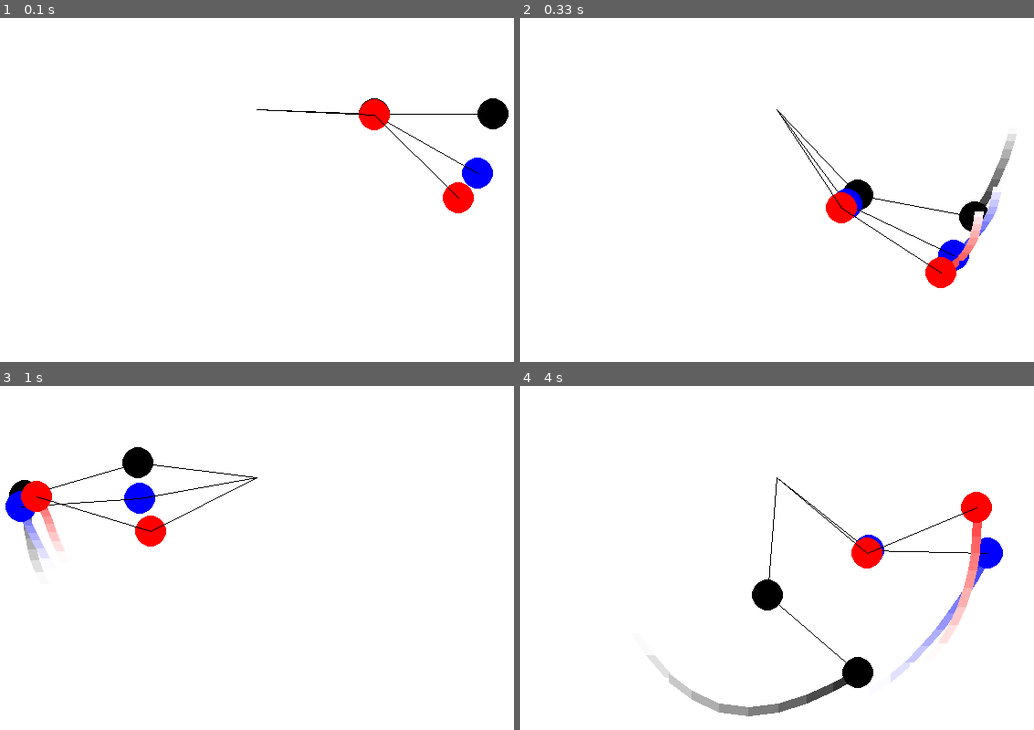
Above: before the commit, frames 1-4 (two rows, left to right).
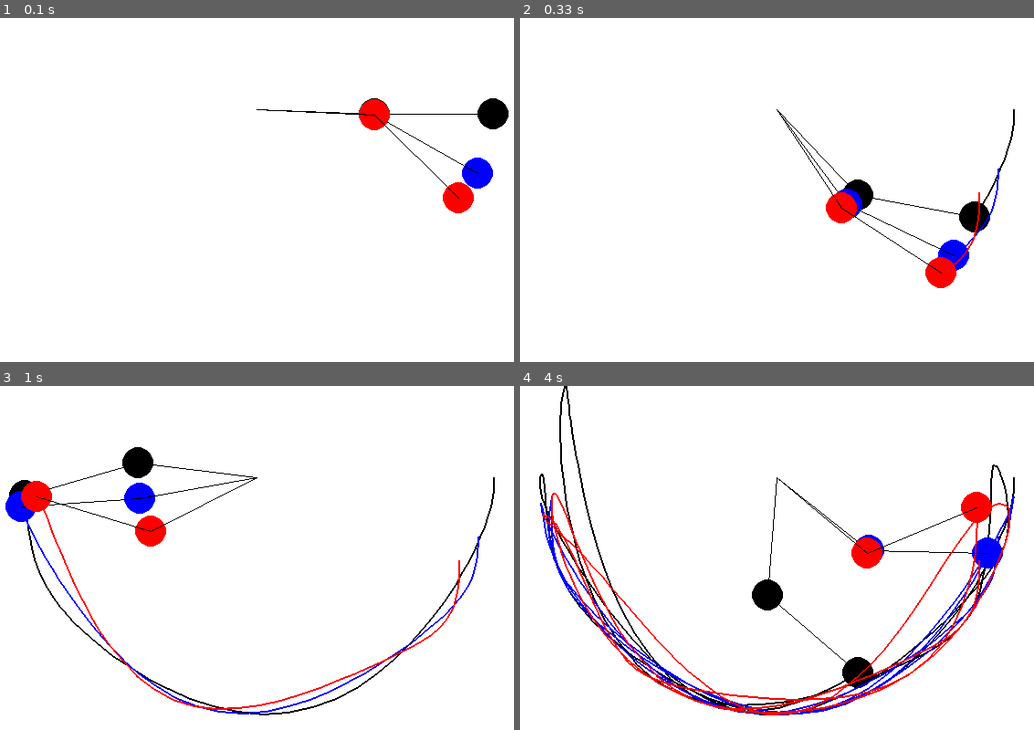
Above: after the commit, the same moments.

Repository: WuStevenShengyang/Double-Pendulum-Simulation-using-Pygame
Game: pygame game, started from main.py
The game is run twice, just before and just after one commit, with the same random seed, the same clock (stepped at 60 frames per second) and the same inputs.
Inputs:
- Up to frame 1 (0.1 s): no input
- Up to frame 2 (0.33 s): no input
- Up to frame 3 (1 s): no input
- Up to frame 4 (4 s): no input

Frame 1 is identical in both runs. In frame 2, 0.9% of the frame differs, in the area x 84-97%, y 26-73%; in frame 3, 2.1%; in frame 4, 6.1%, in the area x 3-97%, y 0-97%.

Commit message:
push to master

Diff:
--- a/main.py
+++ b/main.py
@@ -142,15 +142,15 @@
                 view = False
 
         pendulum1.run()
-        pendulum1.fade()
+        pendulum1.trace()
         pendulum1.draw()
 
         pendulum2.run()
-        pendulum2.fade()
+        pendulum2.trace()
         pendulum2.draw()
 
         pendulum3.run()
-        pendulum3.fade()
+        pendulum3.trace()
         pendulum3.draw()
 
 
Binary file changed: Image/preview2.png
